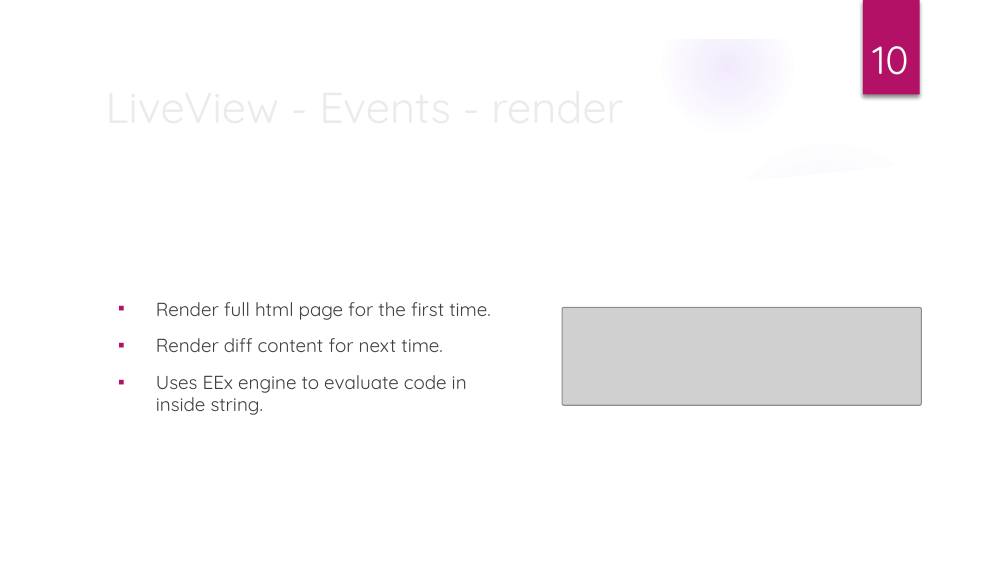
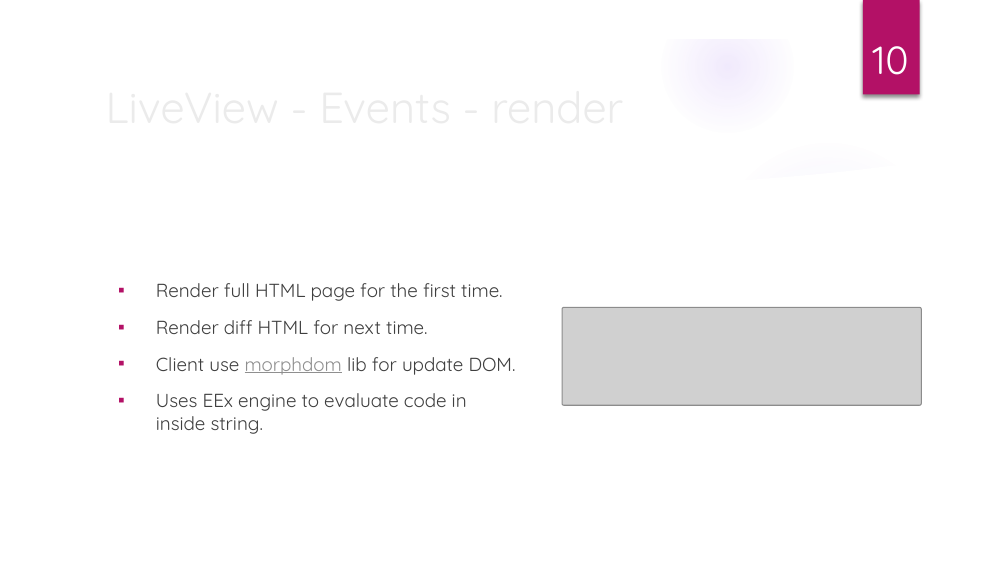
Before and after one commit to ohhi-vn/live_pub_demo, a slide deck: slide 10 of slide/Phoenix LiveView & Pubsub for Realtime & Scalable WebApp.pptx. Drawn at 1008x567 pixels with LibreOffice and Linux fonts; fonts in the diff are those of the drawing; grey boxes stand for pictures; background and template pictures are left out. Boxes give left, top, right and bottom in pixels: in the first picture for what was removed or moved away, otherwise in the second. Text is boxed around its words. In the diff, an @@ line names an element or a change of style, - is before the commit and + after.

```diff
--- a/slide/Phoenix LiveView & Pubsub for Realtime & Scalable WebApp.pptx
+++ b/slide/Phoenix LiveView & Pubsub for Realtime & Scalable WebApp.pptx
@@ text at [156, 283, 516, 375]: text changed @@
-▪ Render full html page for the first time.
-▪ Render diff content for next time.
+▪ Render full HTML page for the first time.
+▪ Render diff HTML for next time.
+▪ Client use morphdom lib for update DOM.
```
Also in this commit, not shown: 6 other slides changed, 1 slide added, 1 slide removed, 4 other files.
